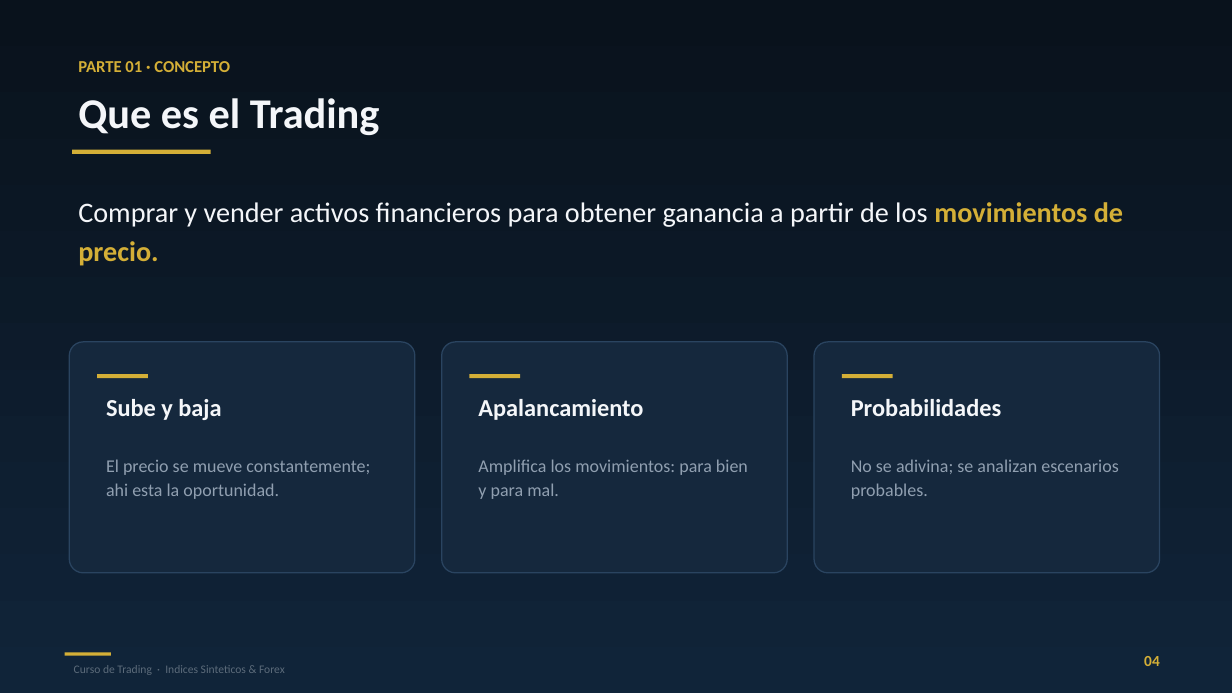
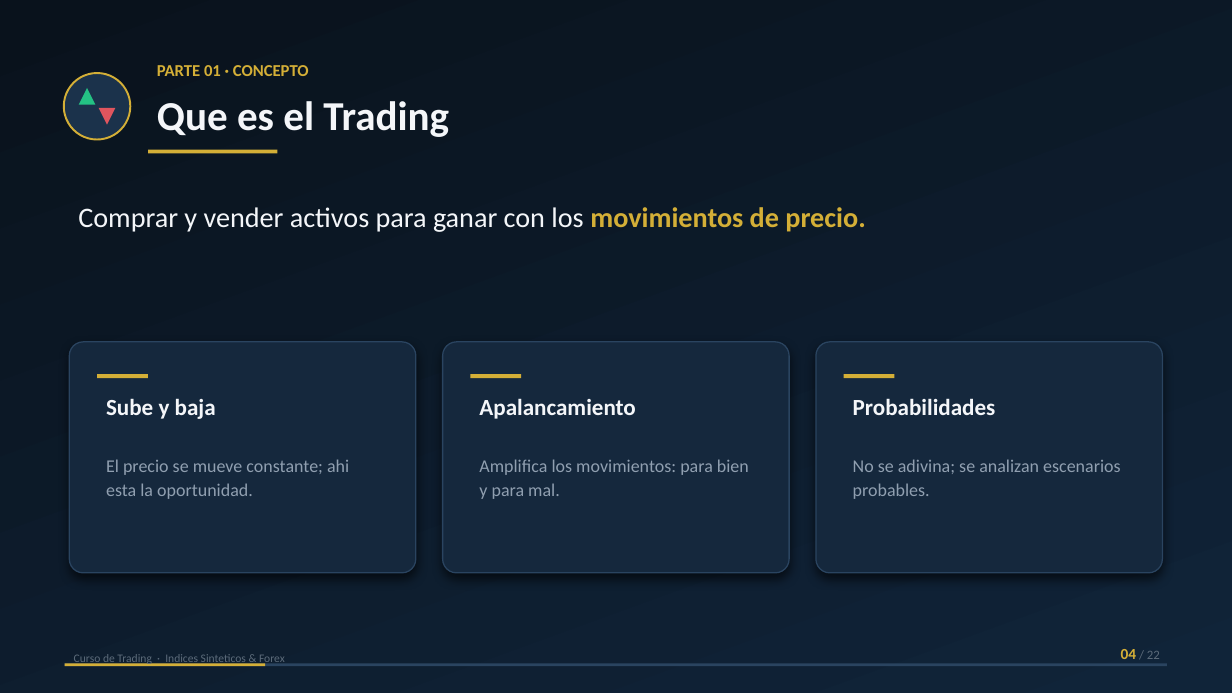
Before and after one commit to daac-gif/curso-trading, a slide deck: slide 4 of diapositivas/Clase_01_PREMIUM.pptx. Drawn at 1232x693 pixels with LibreOffice and Linux fonts; fonts in the diff are those of the drawing. Boxes give left, top, right and bottom in pixels: in the first picture for what was removed or moved away, otherwise in the second. Text is boxed around its words. In the diff, an @@ line names an element or a change of style, - is before the commit and + after.

```diff
--- a/diapositivas/Clase_01_PREMIUM.pptx
+++ b/diapositivas/Clase_01_PREMIUM.pptx
@@ text "PARTE 01 · CONCEPTO": place and size @@
-text "PARTE 01 · CONCEPTO" at [78, 61, 230, 72]
+text "PARTE 01 · CONCEPTO" at [157, 65, 309, 76]
@@ ellipse added at [64, 73, 130, 140], fill #1B324B, outline #D4AF37 1.5 pt @@
@@ freeform shape added at [79, 88, 95, 104], fill #24C284 @@
@@ text "Que es el Trading": place and size @@
-text "Que es el Trading" at [78, 98, 380, 135]
+text "Que es el Trading" at [157, 101, 449, 137]
@@ text "Que es el Trading" at [157, 101, 449, 137]: size 33 to 32 pt @@
@@ freeform shape added at [99, 108, 116, 125], fill #E0555E @@
@@ rectangle: place and size @@
-rectangle at [72, 150, 211, 153]
+rectangle at [148, 150, 277, 153]
@@ text at [78, 207, 865, 232]: text changed @@
-Comprar y vender activos financieros para obtener ganancia a partir de los movimientos de precio.
+Comprar y vender activos para ganar con los movimientos de precio.
@@ shadow on in 3 elements at [69, 342, 416, 573], [443, 342, 789, 573], [816, 342, 1163, 573] @@
@@ size 19 to 18 pt in 3 elements at [106, 398, 216, 419], [479, 398, 636, 419], [853, 398, 996, 415] @@
@@ text at [106, 459, 349, 499]: text changed @@
-El precio se mueve constantemente; ahi esta la oportunidad.
+El precio se mueve constante; ahi esta la oportunidad.
@@ text "Curso de Trading · Indices ...": place and size @@
-text "Curso de Trading · Indices ..." at [74, 665, 285, 675]
+text "Curso de Trading · Indices ..." at [74, 654, 285, 666]
@@ text at [1121, 649, 1160, 659]: text changed; size 12 to 10 pt; text colour #D4AF37 to #5C6B7A; bold off @@
-04
+04 / 22
@@ rectangle: place and size @@
-rectangle at [65, 653, 111, 656]
+rectangle at [65, 664, 265, 666]
@@ rectangle added at [65, 664, 1167, 666], fill #2A4460 @@
```
Also in this commit, not shown: 21 other slides changed.
